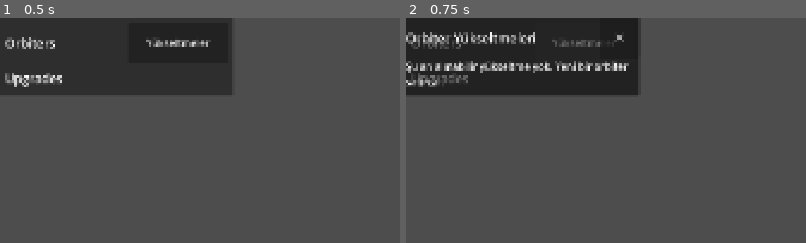
Above: before the commit, frames 1-2 (left to right).
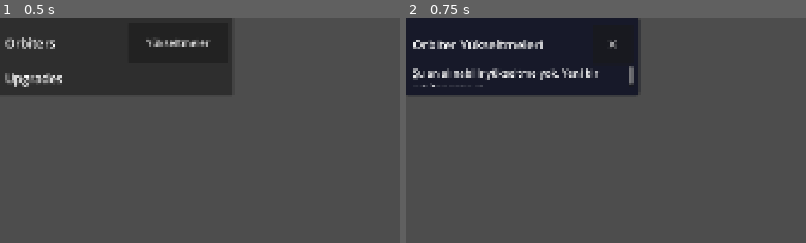
Above: after the commit, the same moments.

Repository: brkysbnc/IdleGameGodot
Game: Godot game, scene res://ui/shop/shop_panel.tscn
Same seed, same stepped clock (60 frames per second), same inputs: the game is played once before the commit and once after it. The project has no main scene, so this scene is started directly.
Inputs:
- Up to frame 1 (0.5 s): no input
- Up to frame 2 (0.75 s): click "Yükseltmeler" at 0.5 s
The pictures show only the part of the screen within x 0-50%, y 0-50%; the shares and areas given below are measured in that part.

Frame 1 is identical in both runs. In frame 2, 5.4% of the frame differs, in the area x 0-57%, y 6-31%.

Commit message:
Godot 4.7.2 ile dogrulanan duzeltmeler: BigNumber hassasiyeti, test runner, menu arka plani
- BigNumber: 100-40 artik tam 60 (kayan nokta kalintisi sifir/esit sayilir).
  Onceden tam fiyata yeten para satin almaya yetmeyebiliyor, harcayinca bakiye eksiye dusebiliyordu.
- tests/runner.tscn: autoload gerektiren testler --script modunda derlenmiyordu.
- OrbiterUpgradeMenu: arka plan saydamdi, alttaki panel gorunuyordu. Opak stil + ic bosluk.
- tests/save_integration_test.gd: kayit yukleme sonrasi gelir upgrade'li olmali.

Co-Authored-By: Claude Sonnet 5.5 <noreply@anthropic.com>
Claude-Session: https://claude.ai/code/session_01BUhKVHsNGuA7HNGC8JraDu

Diff:
--- a/core/big_number.gd
+++ b/core/big_number.gd
@@ -10,6 +10,9 @@
 const _LN10: float = 2.302585092994046
 ## İki sayının üs farkı bundan büyükse küçük olan toplamda etkisizdir (double ~15-16 hane).
 const _PRECISION_GAP: int = 15
+## Kayan nokta hatası payı (göreli). Çıkarmada oluşan 1e-15 kalıntısı sıfır sayılır,
+## karşılaştırmada bu kadar yakın sayılar eşit sayılır (100 - 40 == 60 olsun).
+const _EPSILON: float = 1e-12
 const _SUFFIXES: Array[String] = ["", "K", "M", "B", "T", "Qa", "Qi", "Sx", "Sp", "Oc", "No", "Dc"]
 
 var mantissa: float = 0.0
@@ -48,8 +51,8 @@
 	if d <= -_PRECISION_GAP:
 		return other
 	if d >= 0:
-		return from_parts(mantissa + other.mantissa * pow(10.0, -d), exponent)
-	return from_parts(mantissa * pow(10.0, d) + other.mantissa, other.exponent)
+		return _combine(mantissa, other.mantissa * pow(10.0, -d), exponent)
+	return _combine(mantissa * pow(10.0, d), other.mantissa, other.exponent)
 
 
 func sub(other: BigNumber) -> BigNumber:
@@ -95,9 +98,16 @@
 	if sa == 0.0:
 		return 0
 	if exponent != other.exponent:
+		# Üs farkı 1 iken 9.99999999999 ile 1.0 (bir üst üs) aynı sayı olabilir.
+		if absi(exponent - other.exponent) == 1:
+			var self_higher: bool = exponent > other.exponent
+			var high: float = mantissa if self_higher else other.mantissa
+			var low: float = other.mantissa if self_higher else mantissa
+			if absf(high * 10.0 - low) <= _EPSILON * absf(low):
+				return 0
 		var c: int = 1 if exponent > other.exponent else -1
 		return c if sa > 0.0 else -c
-	if mantissa == other.mantissa:
+	if absf(mantissa - other.mantissa) <= _EPSILON * maxf(absf(mantissa), absf(other.mantissa)):
 		return 0
 	return 1 if mantissa > other.mantissa else -1
 
@@ -168,6 +178,15 @@
 
 
 # --- İç ----------------------------------------------------------------------
+
+## Aynı üste getirilmiş iki mantissa'yı toplar. Sonuç, operandlara göre kayan nokta kalıntısı
+## düzeyindeyse (iki yakın sayının farkı) tam sıfır döner.
+static func _combine(m_a: float, m_b: float, e: int) -> BigNumber:
+	var total: float = m_a + m_b
+	if absf(total) <= _EPSILON * maxf(absf(m_a), absf(m_b)):
+		return BigNumber.zero()
+	return from_parts(total, e)
+
 
 func _normalize() -> void:
 	if mantissa == 0.0:
--- a/tests/big_number_test.gd
+++ b/tests/big_number_test.gd
@@ -57,6 +57,14 @@
 	_check(_near(BN.from_float(5.0).sub(BN.from_float(3.0)).to_float(), 2.0), "sub 5-3")
 	_check(_near(BN.from_float(3.0).sub(BN.from_float(5.0)).to_float(), -2.0), "sub 3-5 negatif")
 	_check(BN.from_float(4.0).sub(BN.from_float(4.0)).compare_to(BN.zero()) == 0, "sub esit -> 0")
+	# Kayan nokta kalintisi: 100-40 tam 60 olmali, 60-60 tam sifir olmali (negatif toz kalmamali).
+	_check(BN.from_float(100.0).sub(BN.from_float(40.0)).equals(BN.from_float(60.0)), "sub 100-40 == 60")
+	_check(BN.from_float(100.0).sub(BN.from_float(40.0)).sub(BN.from_float(60.0)).is_zero(), "sub 60-60 tam sifir")
+	_check(BN.from_parts(1.0, 30).sub(BN.from_parts(4.0, 29)).sub(BN.from_parts(6.0, 29)).is_zero(), "sub buyuk sayida tam sifir")
+	var tenth := BN.zero()
+	for i in 10:
+		tenth = tenth.add(BN.from_float(0.1))
+	_check(tenth.equals(BN.from_float(1.0)), "0.1 x10 == 1")
 
 
 func _test_mul() -> void:
@@ -85,6 +93,9 @@
 	_check(a.equals(BN.from_float(100.0)) and a.gte(BN.from_float(100.0)), "compare esit")
 	_check(BN.from_parts(1.0, 50).gt(BN.from_parts(9.0, 49)), "compare farkli ussu")
 	_check(BN.zero().lt(a) and a.gt(BN.zero()), "compare sifir")
+	_check(BN.from_float(1.000001).gt(BN.from_float(1.0)), "compare gercekten farkli sayilar esit sayilmaz")
+	_check(BN.from_parts(9.999999999999998, 5).equals(BN.from_parts(1.0, 6)), "compare us siniri esit")
+	_check(BN.from_parts(9.9, 5).lt(BN.from_parts(1.0, 6)), "compare us siniri farkli")
 	_check(BN.from_float(-5.0).lt(BN.from_float(-3.0)), "compare negatif ayni us")
 	_check(BN.from_float(-500.0).lt(BN.from_float(-5.0)), "compare negatif farkli us")
 	_check(BN.from_float(-1.0).lt(BN.zero()) and BN.zero().gt(BN.from_float(-1.0)), "compare negatif-sifir")
--- a/tests/economy_test.gd
+++ b/tests/economy_test.gd
@@ -1,6 +1,6 @@
-extends SceneTree
+extends Node
 ## Economy testleri (A3). Autoload'lar gerekir (_initialize). Çalıştırma:
-##   godot --headless --path . --script res://tests/economy_test.gd
+##   godot --headless --path . res://tests/runner.tscn -- res://tests/economy_test.gd
 ## Upgrade testleri, gerçek UpgradeSystem (B1) yoksa (stub) atlanır.
 ## Çıkış kodu: 0 = tamam, 1 = hata.
 
@@ -9,11 +9,11 @@
 var _upgrade_events: Array = []
 
 
-func _initialize() -> void:
+func _ready() -> void:
 	for autoload in ["EventBus", "GameState", "Economy", "UpgradeSystem"]:
-		if not root.has_node(autoload):
+		if not get_tree().root.has_node(autoload):
 			printerr("HATA: '%s' autoload'u yok. Testi proje klasorunden --path . ile calistirin." % autoload)
-			quit(1)
+			get_tree().quit(1)
 			return
 	EventBus.income_changed.connect(func(per_sec: BigNumber) -> void: _income_events.append(per_sec))
 	EventBus.upgrade_purchased.connect(func(id: StringName) -> void: _upgrade_events.append(id))
@@ -29,7 +29,7 @@
 		print("Economy testleri: TAMAM")
 	else:
 		printerr("Economy testleri: %d HATA" % _failed)
-	quit(1 if _failed > 0 else 0)
+	get_tree().quit(1 if _failed > 0 else 0)
 
 
 func _check(condition: bool, name: String) -> void:
--- a/tests/game_state_test.gd
+++ b/tests/game_state_test.gd
@@ -1,6 +1,6 @@
-extends SceneTree
-## GameState testleri (A2). Autoload'lar gerekir, bu yüzden _initialize kullanılır. Çalıştırma:
-##   godot --headless --path . --script res://tests/game_state_test.gd
+extends Node
+## GameState testleri (A2). Autoload'lar gerekir, bu yüzden runner sahnesiyle çalışır. Çalıştırma:
+##   godot --headless --path . res://tests/runner.tscn -- res://tests/game_state_test.gd
 ## Çıkış kodu: 0 = tamam, 1 = hata.
 
 var _failed: int = 0
@@ -8,10 +8,10 @@
 var _orbiter_events: Array = []
 
 
-func _initialize() -> void:
-	if not root.has_node("GameState") or not root.has_node("EventBus"):
+func _ready() -> void:
+	if not get_tree().root.has_node("GameState") or not get_tree().root.has_node("EventBus"):
 		printerr("HATA: autoload'lar yok. Testi proje klasorunden --path . ile calistirin.")
-		quit(1)
+		get_tree().quit(1)
 		return
 	EventBus.currency_changed.connect(func(amount: BigNumber) -> void: _currency_events.append(amount))
 	EventBus.orbiter_count_changed.connect(func(id: StringName, count: int) -> void: _orbiter_events.append([id, count]))
@@ -23,7 +23,7 @@
 		print("GameState testleri: TAMAM")
 	else:
 		printerr("GameState testleri: %d HATA" % _failed)
-	quit(1 if _failed > 0 else 0)
+	get_tree().quit(1 if _failed > 0 else 0)
 
 
 func _check(condition: bool, name: String) -> void:
--- /dev/null
+++ b/tests/runner.gd
@@ -0,0 +1,19 @@
+extends Node
+## Autoload gerektiren testleri calistirir (autoload'lar sahne modunda kayitli olur).
+## Kullanim:
+##   godot --headless --path . res://tests/runner.tscn -- res://tests/economy_test.gd
+## Test script'i `extends Node` olmali; _ready icinde calisir ve get_tree().quit(kod) ile cikar.
+
+
+func _ready() -> void:
+	var args := OS.get_cmdline_user_args()
+	if args.is_empty():
+		printerr("HATA: test script yolu verilmedi (-- res://tests/xxx_test.gd).")
+		get_tree().quit(1)
+		return
+	var script: Script = load(args[0])
+	if script == null:
+		printerr("HATA: '%s' yuklenemedi." % args[0])
+		get_tree().quit(1)
+		return
+	add_child(script.new())
--- /dev/null
+++ b/tests/runner.tscn
@@ -0,0 +1,6 @@
+[gd_scene load_steps=2 format=3]
+
+[ext_resource type="Script" path="res://tests/runner.gd" id="1_runner"]
+
+[node name="TestRunner" type="Node"]
+script = ExtResource("1_runner")
--- /dev/null
+++ b/tests/save_integration_test.gd
@@ -0,0 +1,53 @@
+extends Node
+## Kayit + Economy entegrasyon testi: kaydedilmis upgrade'ler yukleme sonrasi gelire yansimali.
+## Dinamik cagrilar (call/set) kullanir: SaveService stub iken de derlenir.
+## Calistirma:
+##   godot --headless --path . res://tests/runner.tscn -- res://tests/save_integration_test.gd
+## Cikis kodu: 0 = tamam, 1 = hata.
+
+const TEST_SAVE := "user://integration_test_save.json"
+
+var _failed: int = 0
+
+
+func _ready() -> void:
+	# Gercek SaveService (B3) ve UpgradeSystem (B1) gerekir. Stub'ken atlanir.
+	if not "save_path" in SaveService or not UpgradeSystem.has_method("register_definitions"):
+		print("ATLANDI: kayit entegrasyon testi (SaveService/UpgradeSystem hala stub, B1+B3 merge edilince calisir)")
+		get_tree().quit(0)
+		return
+	SaveService.set("save_path", TEST_SAVE)
+	_reset()
+	# 10 asteroit (1.0/sn) + asteroid_boost (x2) => 20/sn
+	GameState.add_orbiter(&"asteroid", 10)
+	GameState.add_currency(BigNumber.from_float(1000000.0))
+	_check(Economy.try_buy_upgrade(&"asteroid_boost"), "upgrade satin alinir")
+	_check(is_equal_approx(Economy.get_income_per_sec().to_float(), 20.0), "kayit oncesi gelir 20/sn")
+	_check(SaveService.call("save_game") == true, "kayit yazilir")
+
+	_reset()
+	_check(Economy.get_income_per_sec().is_zero(), "sifirlama sonrasi gelir 0")
+	_check(SaveService.call("load_game") == true, "kayit okunur")
+	_check(UpgradeSystem.is_purchased(&"asteroid_boost"), "upgrade yuklenir")
+	_check(Economy.get_orbiter_count(&"asteroid") == 10, "orbiter sayisi yuklenir")
+	var income: float = Economy.get_income_per_sec().to_float()
+	_check(is_equal_approx(income, 20.0), "YUKLEME SONRASI gelir upgrade'li olmali (20/sn), bulunan: %s" % income)
+
+	DirAccess.remove_absolute(ProjectSettings.globalize_path(TEST_SAVE))
+	if _failed == 0:
+		print("Kayit entegrasyon testi: TAMAM")
+	else:
+		printerr("Kayit entegrasyon testi: %d HATA" % _failed)
+	get_tree().quit(1 if _failed > 0 else 0)
+
+
+func _reset() -> void:
+	UpgradeSystem.deserialize({})
+	GameState.deserialize({})
+	Economy.refresh()
+
+
+func _check(condition: bool, name: String) -> void:
+	if not condition:
+		_failed += 1
+		printerr("BASARISIZ: ", name)
--- a/tests/shop_panel_test.gd
+++ b/tests/shop_panel_test.gd
@@ -1,18 +1,18 @@
-extends SceneTree
+extends Node
 ## Mağaza paneli duman testi (A5/A6): sahne yüklenir, satırlar veriden oluşur, buton
 ## Economy'ye bağlıdır, orbiter menüsü sahip olunan orbiter'ın upgrade'ini listeler.
 ## Çalıştırma (autoload'lar gerekir):
-##   godot --headless --path . --script res://tests/shop_panel_test.gd
+##   godot --headless --path . res://tests/runner.tscn -- res://tests/shop_panel_test.gd
 ## Çıkış kodu: 0 = tamam, 1 = hata.
 
 var _failed: int = 0
 
 
-func _initialize() -> void:
+func _ready() -> void:
 	for autoload in ["EventBus", "GameState", "Economy", "UpgradeSystem"]:
-		if not root.has_node(autoload):
+		if not get_tree().root.has_node(autoload):
 			printerr("HATA: '%s' autoload'u yok. Testi proje klasorunden --path . ile calistirin." % autoload)
-			quit(1)
+			get_tree().quit(1)
 			return
 	UpgradeSystem.deserialize({})
 	GameState.deserialize({})
@@ -21,10 +21,10 @@
 	var scene: PackedScene = load("res://ui/shop/shop_panel.tscn")
 	_check(scene != null, "shop_panel.tscn yuklenir")
 	if scene == null:
-		quit(1)
+		get_tree().quit(1)
 		return
 	var panel: ShopPanel = scene.instantiate()
-	root.add_child(panel)
+	add_child(panel)
 
 	var orbiter_rows: Array = _collect(panel, OrbiterRow)
 	_check(orbiter_rows.size() == GameData.orbiters().size(), "her orbiter icin bir satir")
@@ -55,7 +55,7 @@
 		print("ShopPanel testleri: TAMAM")
 	else:
 		printerr("ShopPanel testleri: %d HATA" % _failed)
-	quit(1 if _failed > 0 else 0)
+	get_tree().quit(1 if _failed > 0 else 0)
 
 
 func _check(condition: bool, name: String) -> void:
--- a/ui/shop/orbiter_upgrade_menu.gd
+++ b/ui/shop/orbiter_upgrade_menu.gd
@@ -8,6 +8,7 @@
 
 func _ready() -> void:
 	visible = false
+	add_theme_stylebox_override("panel", ShopStyle.make_overlay_style())
 	var root := VBoxContainer.new()
 	add_child(root)
 
--- a/ui/shop/shop_style.gd
+++ b/ui/shop/shop_style.gd
@@ -12,6 +12,18 @@
 const SCROLL_DEADZONE := 16
 ## Para değişimine bağlı yenilemeler en fazla bu aralıkla yapılır (~10 Hz).
 const REFRESH_INTERVAL := 0.1
+## Bindirme menüsünün iç boşluğu.
+const OVERLAY_MARGIN := 16
+
+
+## Üstüne bindirilen menüler için opak arka plan (varsayılan panel stili yarı saydamdır,
+## altındaki panelin yazıları görünür).
+static func make_overlay_style() -> StyleBoxFlat:
+	var style := StyleBoxFlat.new()
+	style.bg_color = Color(0.09, 0.10, 0.16, 1.0)
+	style.set_content_margin_all(OVERLAY_MARGIN)
+	style.set_corner_radius_all(8)
+	return style
 
 
 static func make_label(font_size: int = FONT_SIZE) -> Label:
Not shown, changed: docs/BUILD.md
